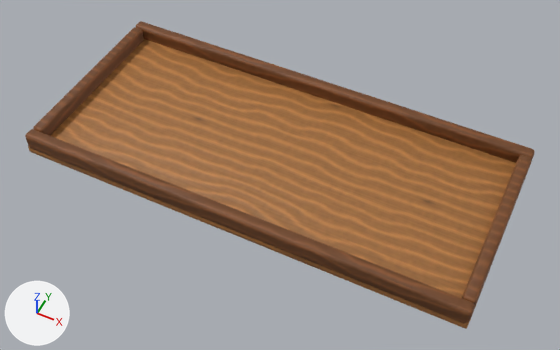
The glTF model assets/resources/models/real/PROP_WarmWood_Tray_A.glb as it was, and as the next commit left it.
Before and after are seen from a 50 mm camera at (0.577, -1.141, 1.372) aimed at (0.024, -0.037, -0.009). The axes (+X, +Y, +Z) are drawn at lower left. The lights are the same throughout. The first picture is the older version.

Names of what the first picture shows: 'PROP_WarmWood_Tray_A'.
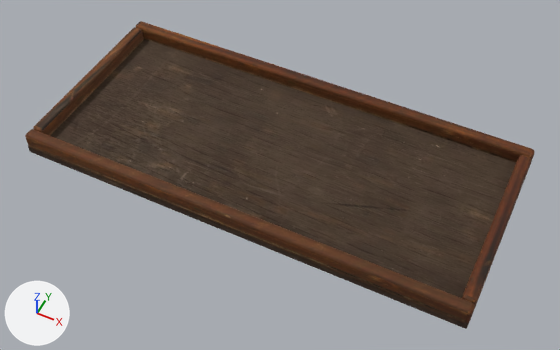
What differs and where, as boxes (x1, y1, x2, y2) in the pictures (560 x 350 px):
```json
{"object": "PROP_WarmWood_Tray_A", "change": "surface changed", "before": [25, 21, 535, 329], "after": [25, 21, 535, 329], "on screen": "darker"}
```

The change, as JSON lines over the scene's bpy script:
```json
{"op": "add", "block": "img_wood_cabinet_worn_long_nor_gl", "code": ["img_wood_cabinet_worn_long_nor_gl = load_image('wood_cabinet_worn_long_nor_gl', '_unpacked/wood_cabinet_worn_long_nor_gl', 1024, 1024, 'Non-Color')"]}
{"op": "add", "block": "img_wood_cabinet_worn_long_diffuse", "code": ["img_wood_cabinet_worn_long_diffuse = load_image('wood_cabinet_worn_long_Diffuse', '_unpacked/wood_cabinet_worn_long_Diffuse', 1024, 1024, 'sRGB')"]}
{"op": "add", "block": "img_wood_cabinet_worn_long_arm", "code": ["img_wood_cabinet_worn_long_arm = load_image('wood_cabinet_worn_long_arm', '_unpacked/wood_cabinet_worn_long_arm', 1024, 1024, 'Non-Color')"]}
{"op": "add", "block": "img_fine_grained_wood_diffuse", "code": ["img_fine_grained_wood_diffuse = load_image('fine_grained_wood_Diffuse', '_unpacked/fine_grained_wood_Diffuse', 1024, 1024, 'sRGB')"]}
{"op": "add", "block": "img_fine_grained_wood_arm", "code": ["img_fine_grained_wood_arm = load_image('fine_grained_wood_arm', '_unpacked/fine_grained_wood_arm', 1024, 1024, 'Non-Color')"]}
{"op": "add", "block": "img_fine_grained_wood_nor_gl", "code": ["img_fine_grained_wood_nor_gl = load_image('fine_grained_wood_nor_gl', '_unpacked/fine_grained_wood_nor_gl', 1024, 1024, 'Non-Color')"]}
{"block": "mat_bt2_honeyoak", "change": "nodes: BsdfPrincipled, NormalMap, OutputMaterial, TexImage x2"}
{"block": "mat_bt2_honeyoak", "change": "uses the picture img_honey_a"}
{"block": "mat_bt2_honeyoak", "change": "uses the picture img_honey_a_n"}
{"block": "mat_bt2_honeyoak", "change": "nodes: BsdfPrincipled, Math, NormalMap, OutputMaterial, SeparateColor, TexImage x3"}
{"block": "mat_bt2_honeyoak", "change": "uses the picture img_fine_grained_wood_arm"}
{"block": "mat_bt2_honeyoak", "change": "uses the picture img_fine_grained_wood_diffuse"}
{"block": "mat_bt2_honeyoak", "change": "uses the picture img_fine_grained_wood_nor_gl"}
{"block": "mat_bt2_wornoak", "change": "nodes: BsdfPrincipled, NormalMap, OutputMaterial, TexImage x2"}
{"block": "mat_bt2_wornoak", "change": "uses the picture img_oak_a"}
{"block": "mat_bt2_wornoak", "change": "uses the picture img_oak_a_n"}
{"block": "mat_bt2_wornoak", "change": "nodes: BsdfPrincipled, Math, NormalMap, OutputMaterial, SeparateColor, TexImage x3"}
{"block": "mat_bt2_wornoak", "change": "uses the picture img_wood_cabinet_worn_long_arm"}
{"block": "mat_bt2_wornoak", "change": "uses the picture img_wood_cabinet_worn_long_diffuse"}
{"block": "mat_bt2_wornoak", "change": "uses the picture img_wood_cabinet_worn_long_nor_gl"}
```
